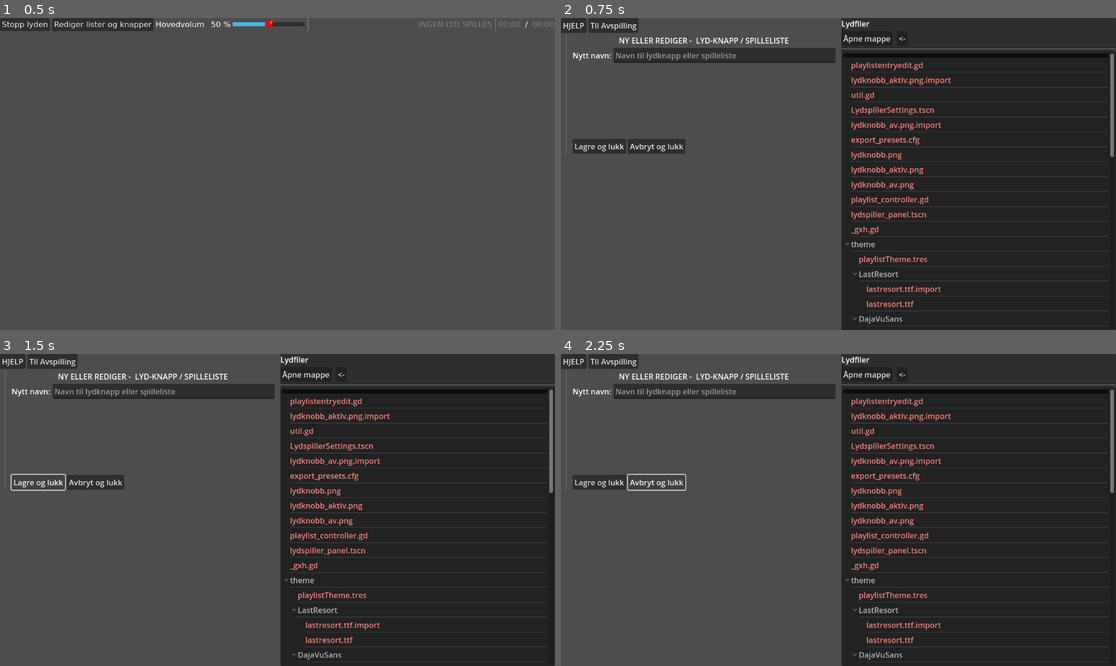
Above: before the commit, frames 1-4 (two rows, left to right).
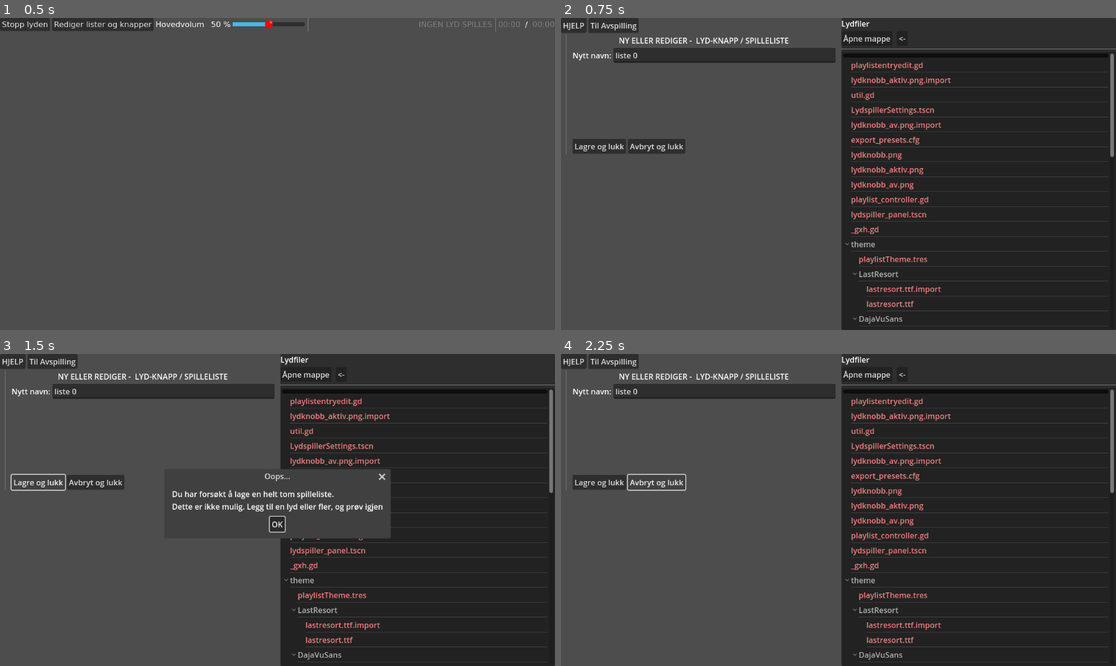
Above: after the commit, the same moments.

Repository: KvaGram/fotballklubb_music_app
Game: Godot game, scene res://lydspiller_panel.tscn
Two runs of this game, one before a commit and one after it. Both use one fixed random seed, a clock stepped at 60 frames per second and the inputs below.
Inputs:
- Up to frame 1 (0.5 s): no input
- Up to frame 2 (0.75 s): click "Rediger lister og knapper" at 0.5 s
- Up to frame 3 (1.5 s): click "Lagre og lukk" at 1.25 s
- Up to frame 4 (2.25 s): click "Avbryt og lukk" at 2 s

Frame 1 is identical in both runs. In frame 2, 0.2% of the frame differs, in the area x 9-32%, y 11-14%; in frame 3, 4.7%, in the area x 9-71%, y 11-60%; in frame 4, 0.2%.

Commit message:
Add default name to new lists, warning if bad name

Diff:
--- a/LydspillerSettings.gd
+++ b/LydspillerSettings.gd
@@ -31,6 +31,13 @@
 
 Denne advarselen vil ikke vises igen før du åpner
 åpner redigeringspanelet på nytt'
+
+const error_text5:String ='Du har forsøkt å lage en helt tom spilleliste.
+Dette er ikke mulig. Legg til en lyd eller fler, og prøv igjen'
+
+const error_text6:String ='Du har forsøkt å lage en spilleliste med et ugyldig navn.
+Sørg for at navnet har minst 2 tegn,
+og ikke inneholder noen rare tegn som kanskje ikke støttes.'
 
 const SUPPORTED:PackedStringArray = ["mp3", "wav"]
 # Called when the node enters the scene tree for the first time.
@@ -201,6 +208,12 @@
 	for c in %boxListContent.get_children():
 		c.free()
 	%txtListName.clear()
+	for i in range(200):
+		var s = "liste %s" % [i]
+		if not s in playlistdata.keys():
+			%txtListName.text = s
+			break;
+
 
 func addListEntry(path:String):
 	if path.get_extension().contains("wav") and not wav_warn_flag:
@@ -217,6 +230,7 @@
 
 func saveEditor():
 	if not isEditorNameValid():
+		show_error(error_text6)
 		return
 	#TODO: reimplement override flag?
 	#	elif playlistdata.has(listname):
@@ -228,6 +242,7 @@
 	var listname = %txtListName.text
 	var num = %boxListContent.get_child_count()
 	if num < 1:
+		show_error(error_text5)
 		return #Can't save empty list
 	var list:Array[String] = []
 	var vol:Array[int] = []
